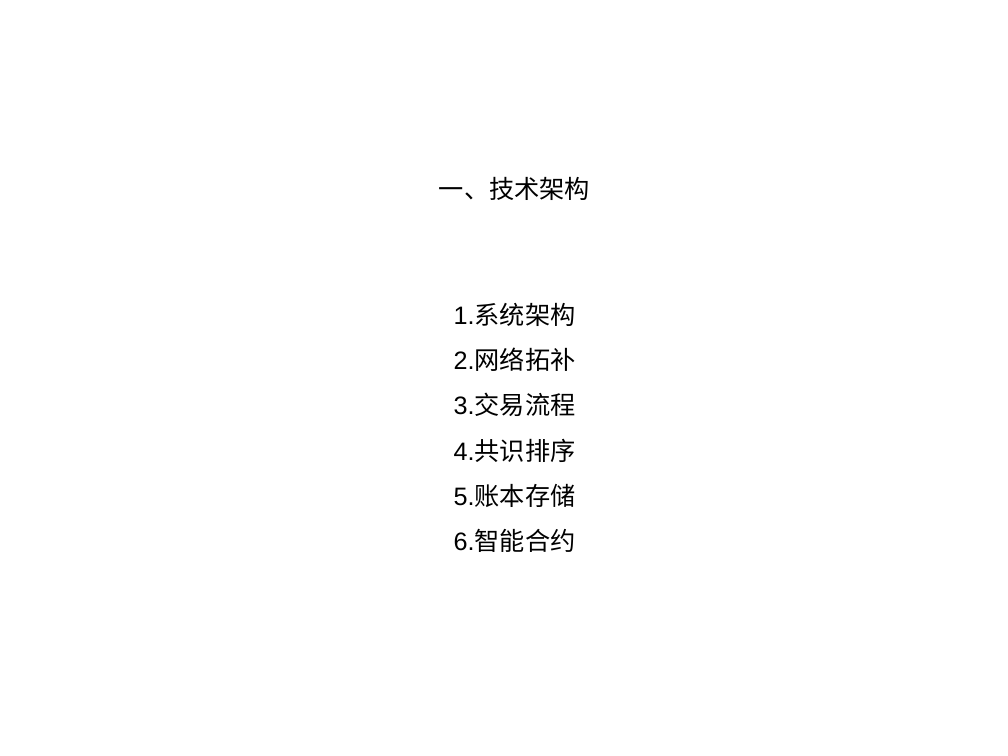
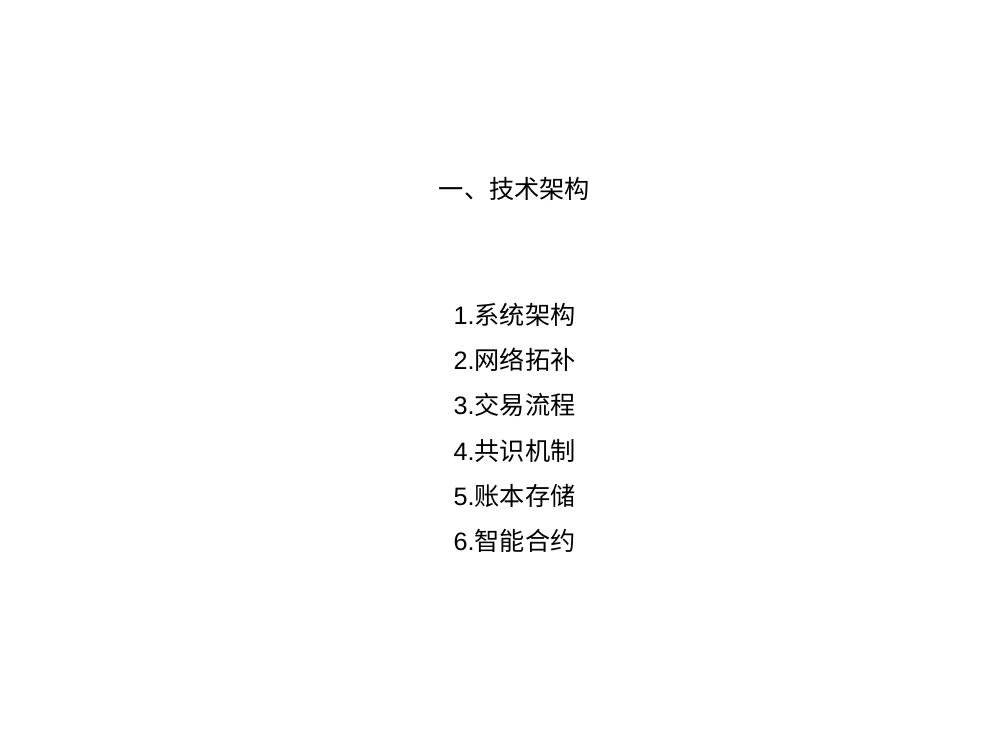
Before and after one commit to 382303784/hyperledger-fabric, a slide deck: slide 3 of fabric.ppt. Drawn at 1008x756 pixels with LibreOffice and Linux fonts; fonts in the diff are those of the drawing. Boxes give left, top, right and bottom in pixels: in the first picture for what was removed or moved away, otherwise in the second. Text is boxed around its words. In the diff, an @@ line names an element or a change of style, - is before the commit and + after.

```diff
--- a/fabric.ppt
+++ b/fabric.ppt
@@ text at [454, 439, 576, 462]: text changed @@
-4.共识排序
+4.共识机制
```
Also in this commit, not shown: 4 other slides changed, 2 other files.
